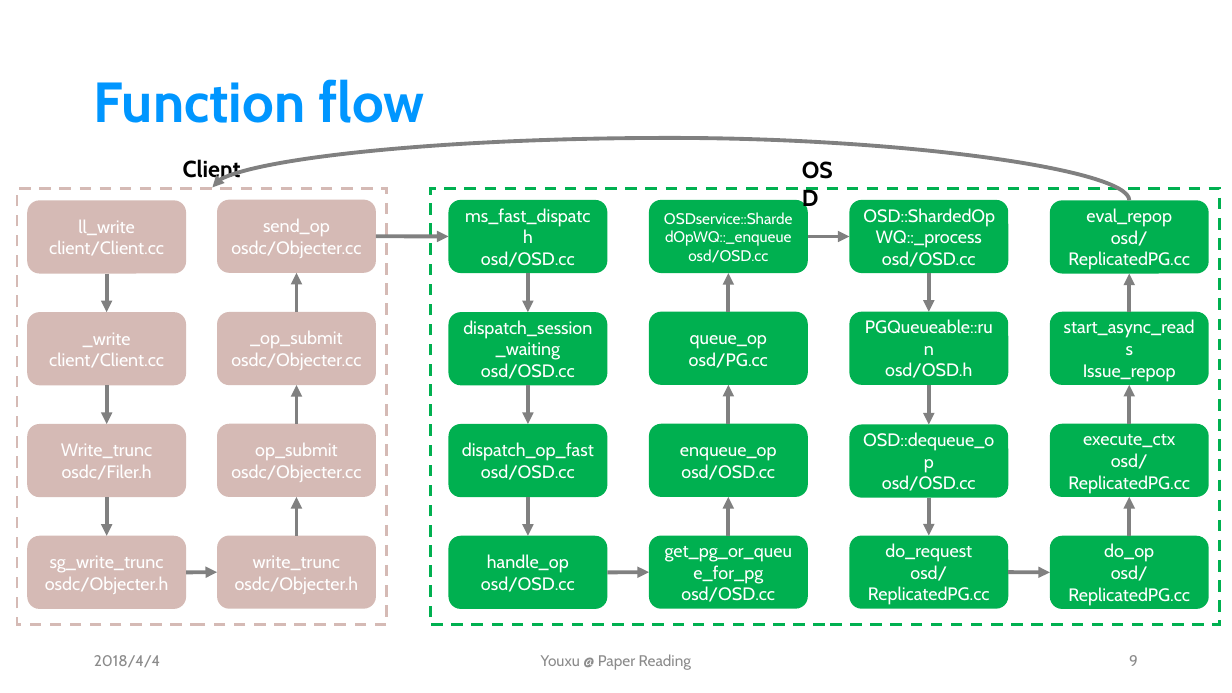
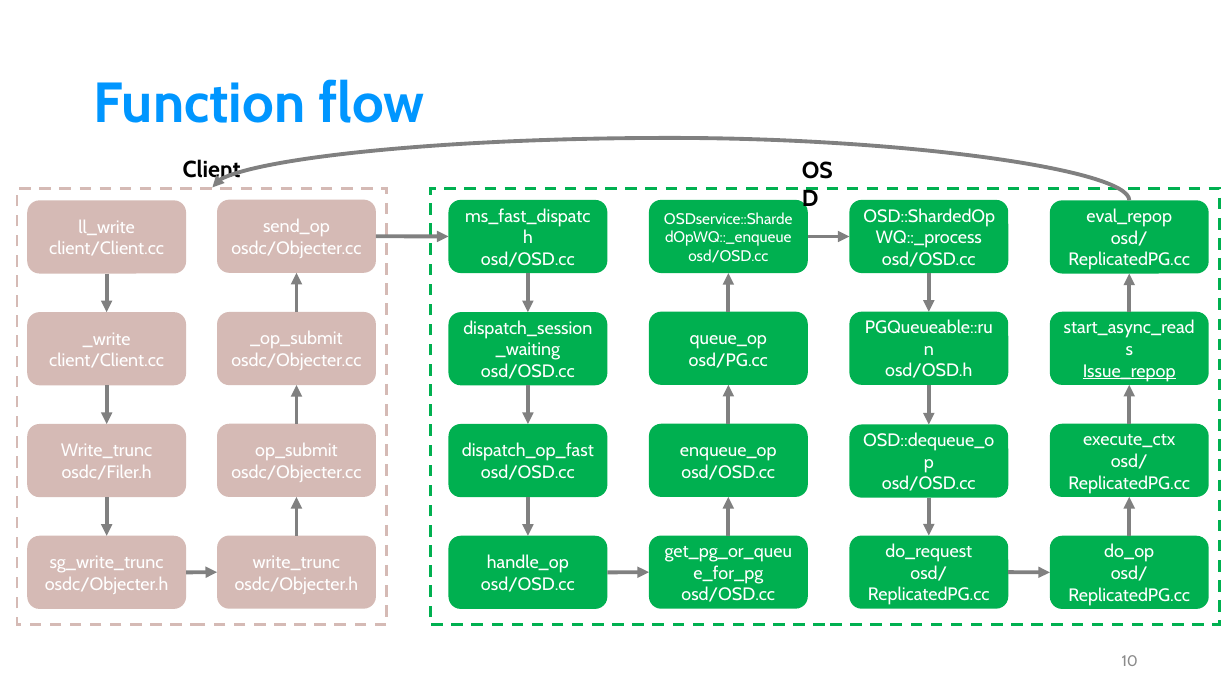
Before and after one commit to Youxu-Chen/Document-Ceph, a slide deck: slide 10 of RADOS.pptx (slide 9 before the commit). Drawn at 1232x693 pixels with LibreOffice and Linux fonts; fonts in the diff are those of the drawing. Boxes give left, top, right and bottom in pixels: in the first picture for what was removed or moved away, otherwise in the second. Text is boxed around its words. In the diff, an @@ line names an element or a change of style, - is before the commit and + after.

```diff
--- a/RADOS.pptx
+++ b/RADOS.pptx
@@ text in rounded rectangle at (x1=1083, y1=364, x2=1176, y2=382): underline on in "Issue_repop" @@
@@ text removed at (x1=94, y1=655, x2=160, y2=667) @@
-2018/4/4
@@ text removed at (x1=541, y1=654, x2=691, y2=670) @@
-Youxu @ Paper Reading
@@ page number at (x1=1122, y1=655, x2=1138, y2=666): text changed @@
-9
+10
```
Also in this commit, not shown: 5 other slides changed, 13 slides added, 2 slides removed, 1 other file.
